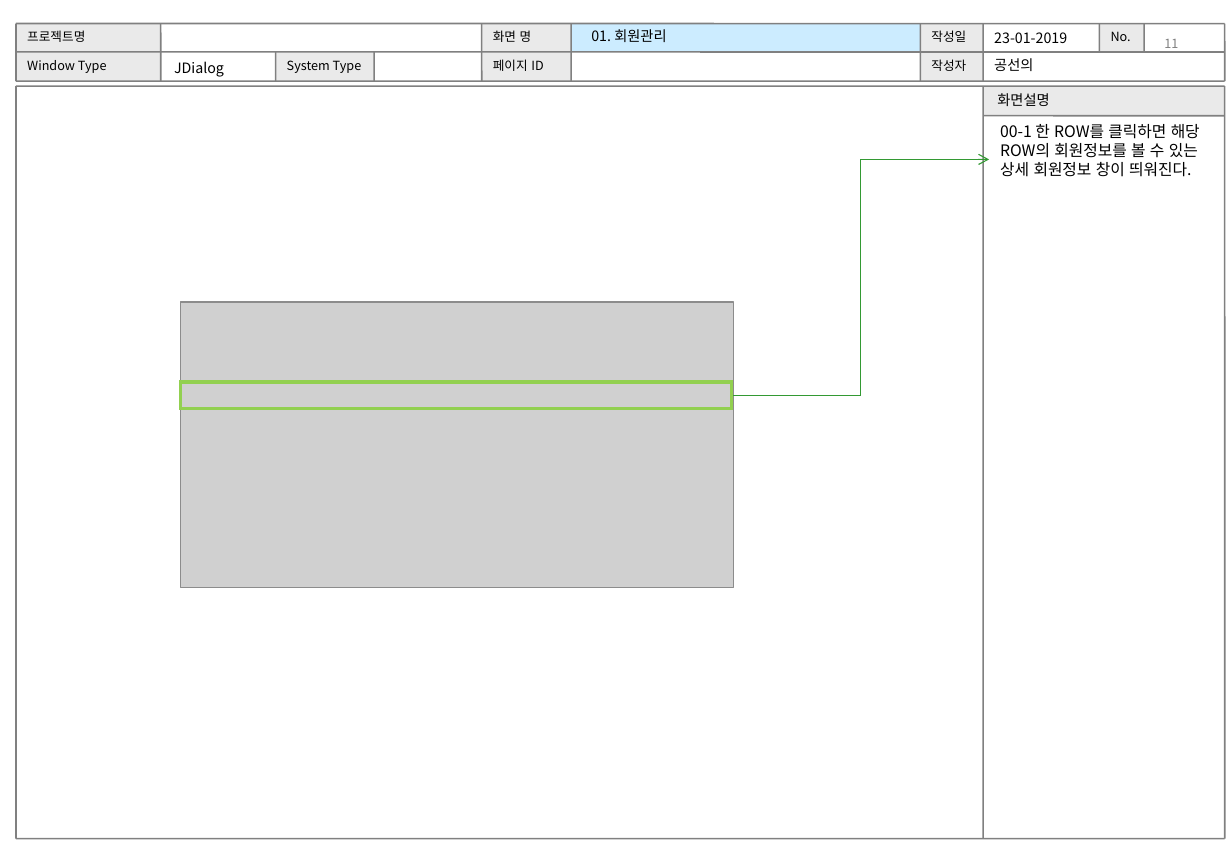
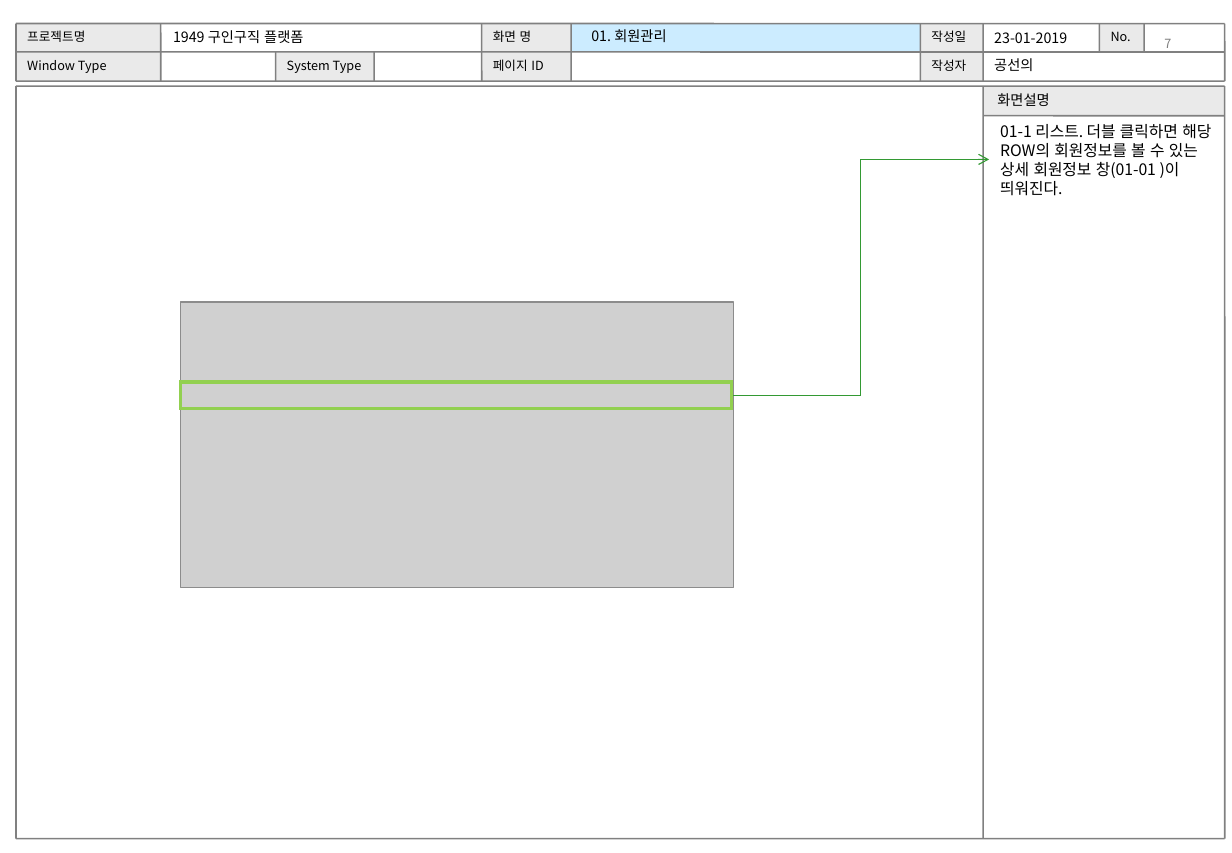
Before and after one commit to WABA82/1949, a slide deck: slide 7 of 02.설계/공선의_UI 설계서_.ppt (slide 11 before the commit). Drawn at 1232x853 pixels with LibreOffice and Linux fonts; fonts in the diff are those of the drawing; grey boxes stand for pictures. Boxes give left, top, right and bottom in pixels: in the first picture for what was removed or moved away, otherwise in the second. Text is boxed around its words. In the diff, an @@ line names an element or a change of style, - is before the commit and + after.

```diff
--- a/02.설계/공선의_UI 설계서_.ppt
+++ b/02.설계/공선의_UI 설계서_.ppt
@@ text added at <box>173,30,303,43</box>, 9 pt, text #000000 @@
+1949 구인구직 플랫폼
@@ page number at <box>1164,39,1171,52</box>: text changed @@
-11
+7
@@ text removed at <box>174,61,224,77</box> @@
-JDialog
@@ text at <box>1000,124,1211,196</box>: text changed @@
-00-1 한 ROW를 클릭하면 해당 ROW의 회원정보를 볼 수 있는 상세 회원정보 창이 띄워진다.
+01-1 리스트. 더블 클릭하면 해당 ROW의 회원정보를 볼 수 있는 상세 회원정보 창(01-01 )이 띄워진다.
```
Also in this commit, not shown: 6 other slides changed, 15 slides added, 1 slide removed, 1 other file.
